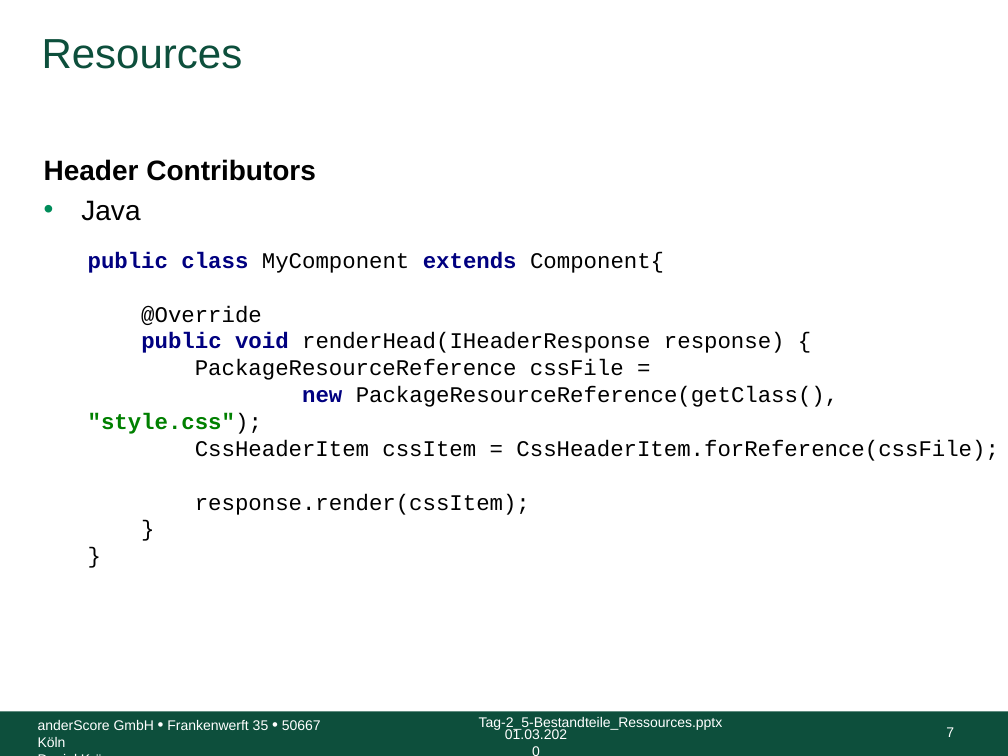
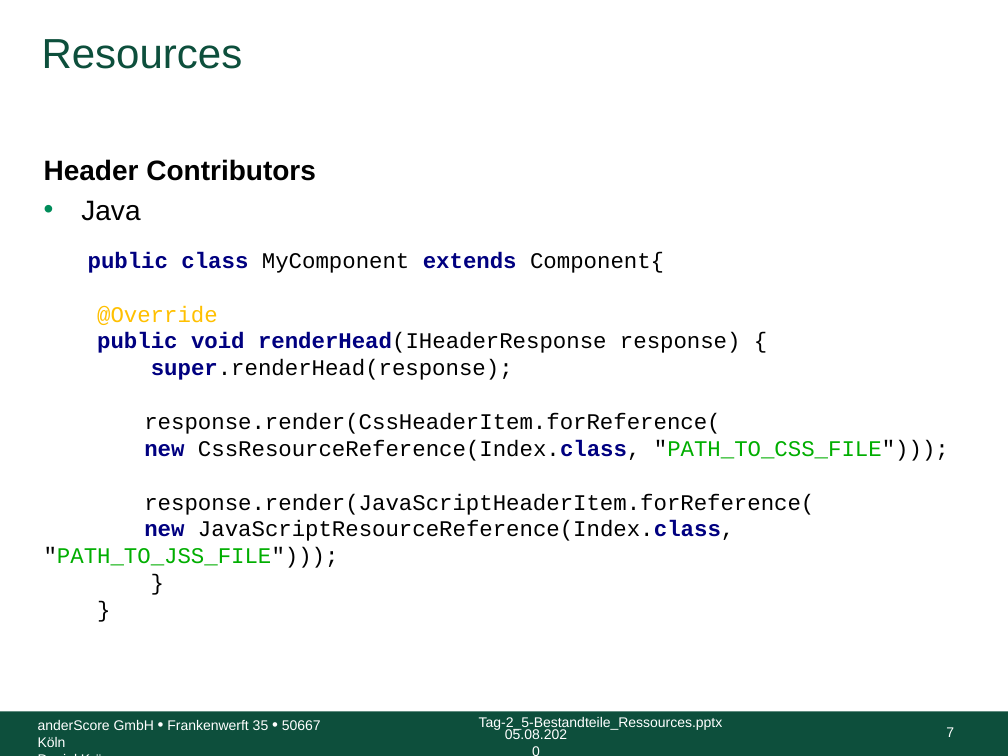
Before and after one commit to anderscore-gmbh/wicket-training, a slide deck: slide 7 of slides/Tag-2_5-Bestandteile_Resources.pptx. Drawn at 1008x756 pixels with LibreOffice and Linux fonts; fonts in the diff are those of the drawing; background and template pictures are left out. Boxes give left, top, right and bottom in pixels: in the first picture for what was removed or moved away, otherwise in the second. Text is boxed around its words. In the diff, an @@ line names an element or a change of style, - is before the commit and + after.

```diff
--- a/slides/Tag-2_5-Bestandteile_Resources.pptx
+++ b/slides/Tag-2_5-Bestandteile_Resources.pptx
@@ text at (x1=44, y1=252, x2=949, y2=568): text changed @@
-  public class MyComponent extends Component{
-  @Override
-  public void renderHead(IHeaderResponse response) {
-  PackageResourceReference cssFile =
-  new PackageResourceReference(getClass(), "style.css");
-  CssHeaderItem cssItem = CssHeaderItem.forReference(cssFile);
-  response.render(cssItem);
-  }
-  }
+  public class MyComponent extends Component{
+@Override
+public void renderHead(IHeaderResponse response) {
+super.renderHead(response);
+response.render(CssHeaderItem.forReference(
+new CssResourceReference(Index.class, "PATH_TO_CSS_FILE")));
+response.render(JavaScriptHeaderItem.forReference(
+new JavaScriptResourceReference(Index.class, "PATH_TO_JSS_FILE")));
+}
+}
@@ text at (x1=505, y1=729, x2=567, y2=739): text changed @@
-01.03.2020
+05.08.2020
```
Also in this commit, not shown: 13 other slides changed, 2 other files.
